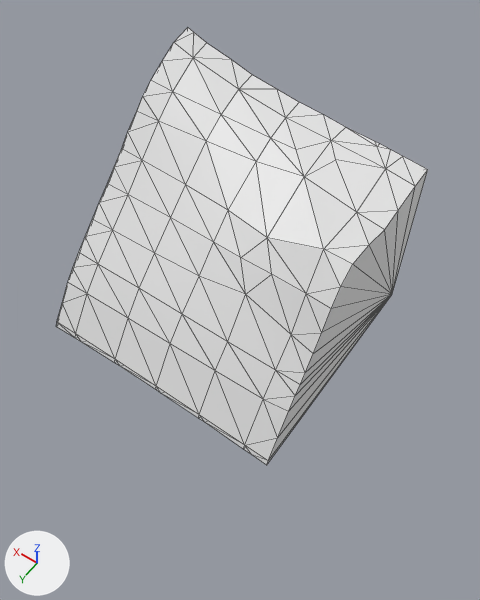
A saved change to the glTF model assets/terrain/surface_pieces/surf_23_2.glb.
The view is the same before and after, from a camera (50 mm lens) standing at (2.59, 103.73, -19.32) and looking at (7.47, 96.9, -30.05). The axes (+X, +Y, +Z) are drawn at lower left. The lights are the same throughout. The first picture is the older version. Mesh edges are drawn as thin lines. Where no turn or scale is listed for an object, it has been applied to the vertices.

Objects in the first picture: 'geometry_0'.
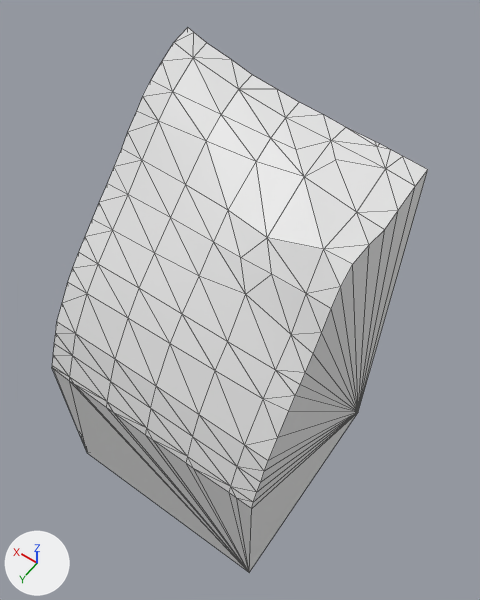
Boxes [x1, y1, x2, y2] around the edits, measured in the pictures (480 x 600 px):
'geometry_0', reshaped (24% taller)
    before: [56, 27, 428, 465]
    after: [52, 27, 428, 572]
part 1 of me_geometry_0, built on
    before: [56, 170, 428, 465]
    after: [52, 170, 428, 572]

What changed in the scene script:
```text
Change me_geometry_0:
    used by ob_geometry_0; location = (0.0, 0.0, 0.0)
    remove me_geometry_0.from_pydata(...)  # 107 vertices, 210 faces; spans x 5.0..10.0, y 95.0..99.59, z -30.0..-25.84
    add me_geometry_0.from_pydata(...)  # 127 vertices, 250 faces; spans x 5.0..10.0, y 95.0..100.0, z -35.0..-25.84
    me_geometry_0 part 1
    13 vertices are removed from x 5.0..10.0, y 95.0..99.59, z -30.0
    76 faces are deleted
    1 vertex moves from x 5.31, y 99.57, z -30.0 to x 5.0, y 99.64, z -30.15
    33 vertices are added at x 5.0..10.0, y 95.0..100.0, z -35.0..-30.14
    116 new faces join them
```
